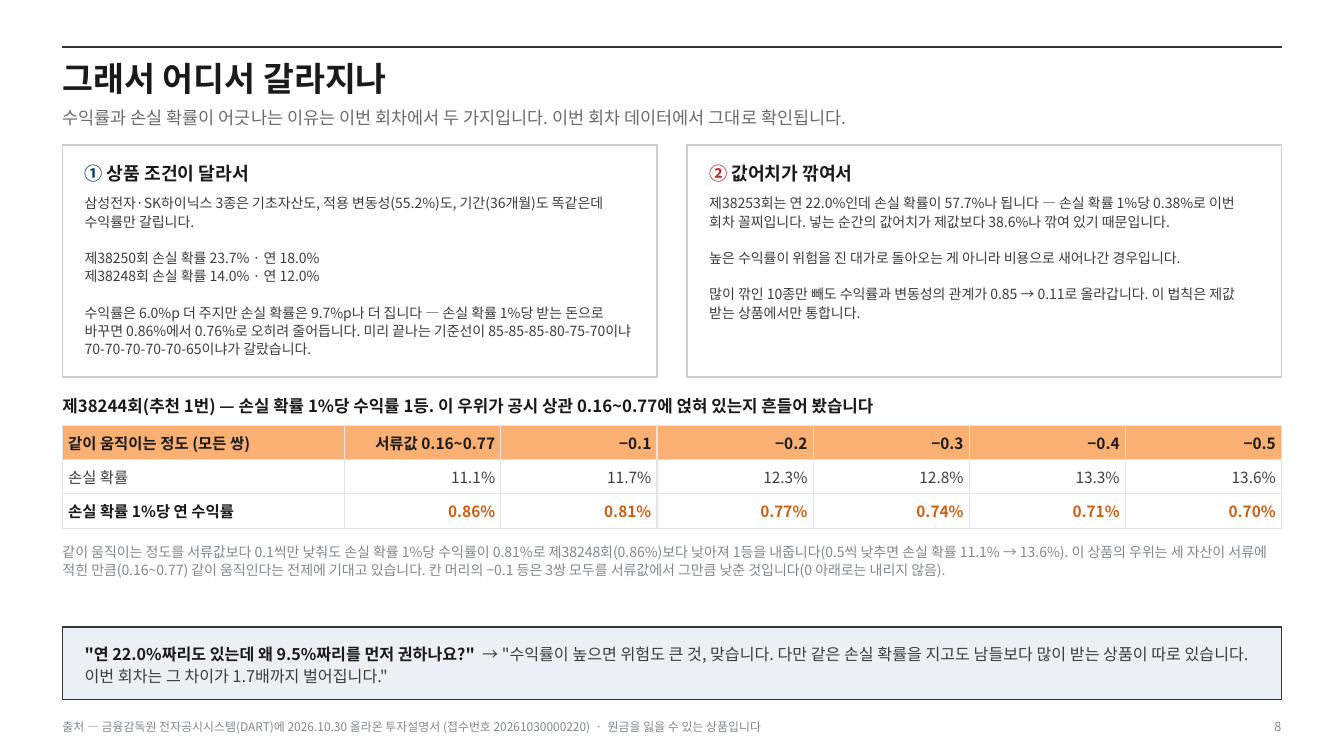
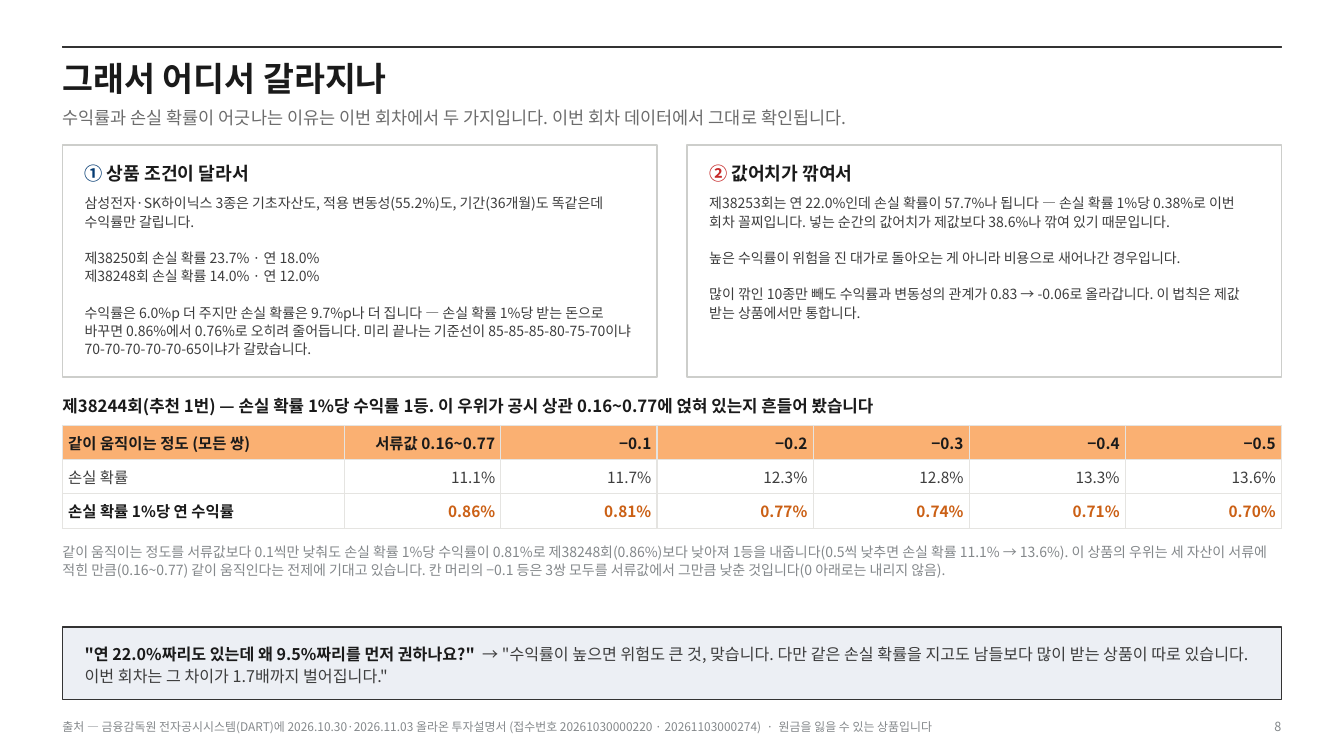
Before and after one commit to hanaroline/work_1, a slide deck: slide 8 of els-analysis-deck.pptx. Drawn at 1344x756 pixels with LibreOffice and Linux fonts; fonts in the diff are those of the drawing. Boxes give left, top, right and bottom in pixels: in the first picture for what was removed or moved away, otherwise in the second. Text is boxed around its words. In the diff, an @@ line names an element or a change of style, - is before the commit and + after.

```diff
--- a/els-analysis-deck.pptx
+++ b/els-analysis-deck.pptx
@@ text at bbox=[709, 287, 1240, 319]: text changed @@
-많이 깎인 10종만 빼도 수익률과 변동성의 관계가 0.85 → 0.11로 올라갑니다. 이 법칙은 제값 받는 상품에서만 통합니다.
+많이 깎인 10종만 빼도 수익률과 변동성의 관계가 0.83 → -0.06로 올라갑니다. 이 법칙은 제값 받는 상품에서만 통합니다.
@@ text at bbox=[62, 721, 932, 733]: text changed @@
-출처 — 금융감독원 전자공시시스템(DART)에 2026.10.30 올라온 투자설명서 (접수번호 20261030000220) · 원금을 잃을 수 있는 상품입니다
+출처 — 금융감독원 전자공시시스템(DART)에 2026.10.30·2026.11.03 올라온 투자설명서 (접수번호 20261030000220 · 20261103000274) · 원금을 잃을 수 있는 상품입니다
```
Also in this commit, not shown: 15 other slides changed, 24 other files.
